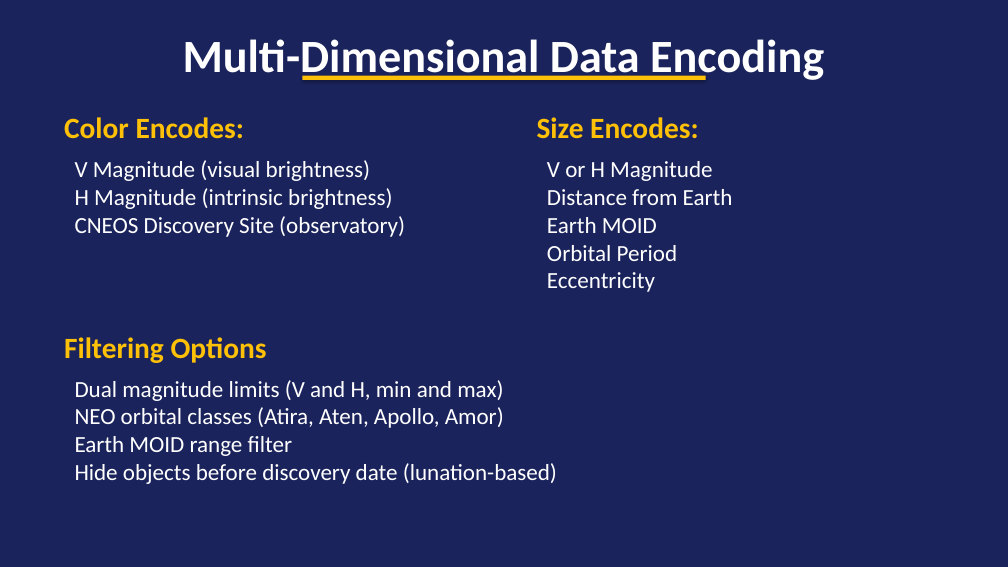
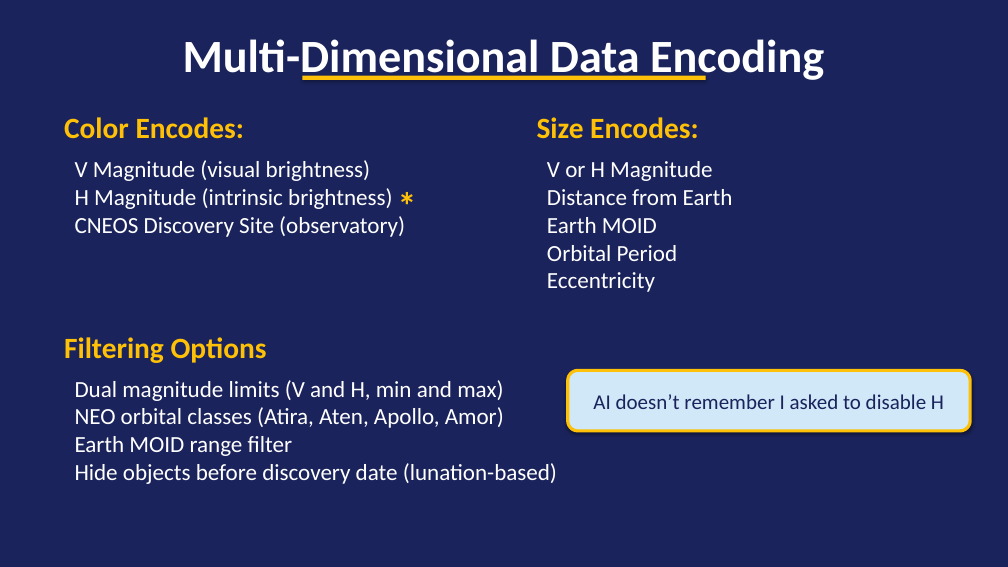
Before and after one commit to rlseaman/neolyzer, a slide deck: slide 6 of presentations/NEOlyzer_Demo.pptx (slide 5 before the commit). Drawn at 1008x567 pixels with LibreOffice and Linux fonts; fonts in the diff are those of the drawing. Boxes give left, top, right and bottom in pixels: in the first picture for what was removed or moved away, otherwise in the second. Text is boxed around its words. In the diff, an @@ line names an element or a change of style, - is before the commit and + after.

```diff
--- a/presentations/NEOlyzer_Demo.pptx
+++ b/presentations/NEOlyzer_Demo.pptx
@@ text added at (390, 178, 428, 216), 36 pt, text #FFC107, bold @@
+*
@@ rounded rectangle added at (568, 371, 970, 431), fill #D0E8F8, outline #FFC107 3 pt, 20 pt, text #1A235B @@
+AI doesn’t remember I asked to disable H
```
Also in this commit, not shown: 1 other slide changed, 1 slide added.
